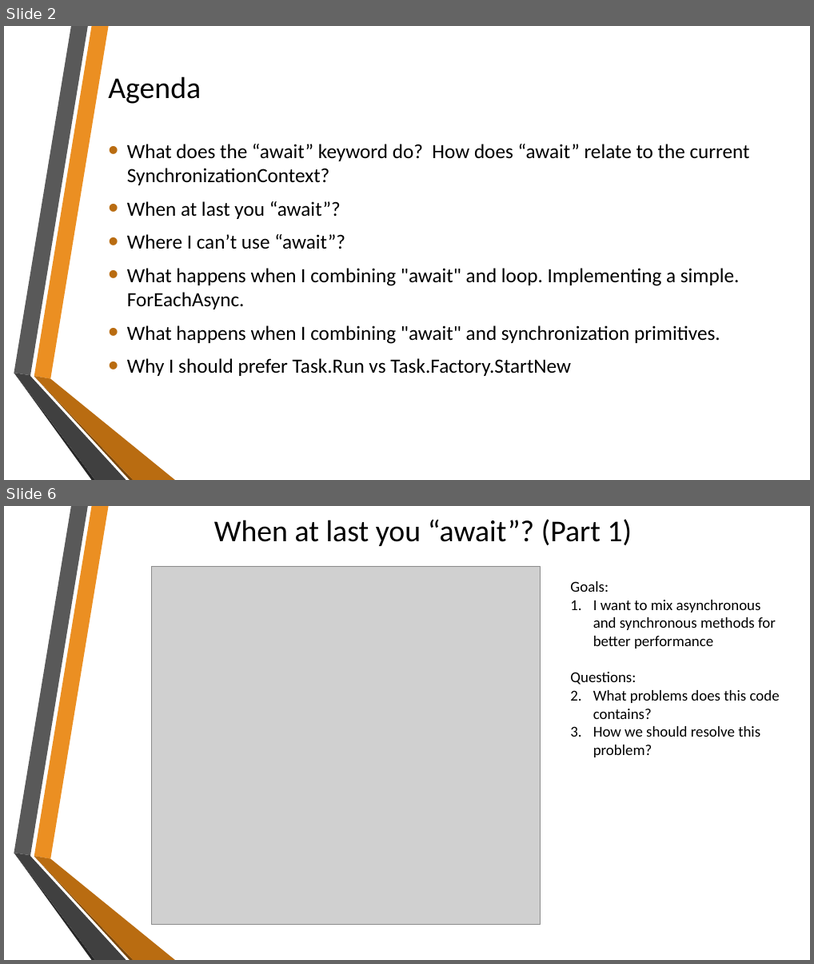
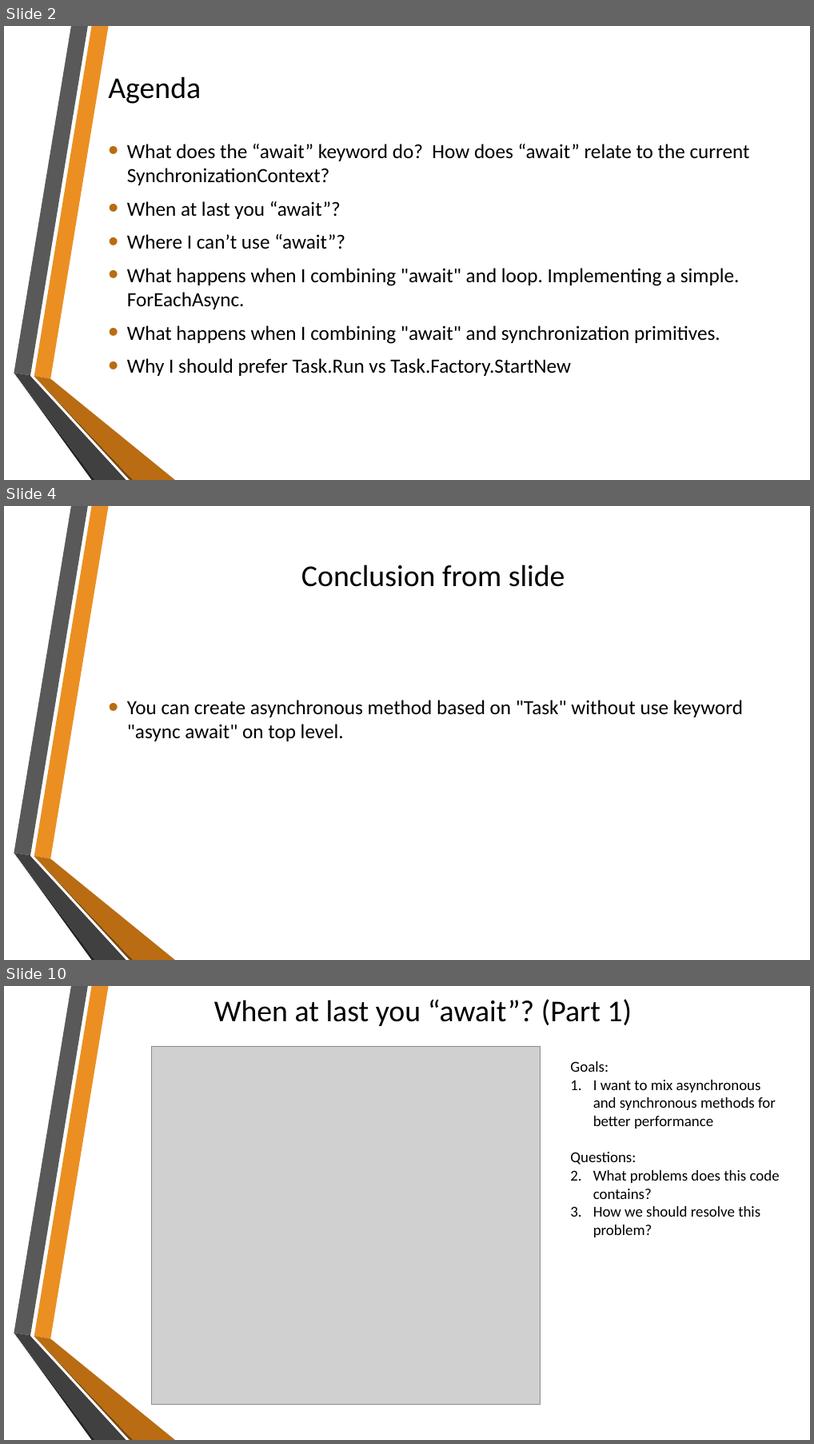
Before and after one commit to sflusov/AsyncAwaitPitfalls, a slide deck: Async Await and their pitfalls.pptx. Shown one above the other, each under a label of ours: slides 2 and 6 before the commit, slides 2, 4 and 10 after it; the slides between them are not shown. The pictures are 814x964 and 814x1444 pixels, drawn with LibreOffice and Linux fonts; fonts in the diff are those of the drawing; grey boxes stand for pictures; background and template pictures are left out. Boxes give left, top, right and bottom in pixels: in the first picture for what was removed or moved away, otherwise in the second. Text is boxed around its words. In the diff, an @@ line names an element or a change of style, - is before the commit and + after.

```diff
--- a/Async Await and their pitfalls.pptx
+++ b/Async Await and their pitfalls.pptx
@@ slide 4 added at bbox=[4, 506, 810, 960], background picture (left out); not listed: 6 template elements that a slide beside it also shows @@
@@ title added at bbox=[302, 564, 566, 587], 36 pt, text #000000 @@
+Conclusion from slide
@@ text added at bbox=[127, 700, 743, 741], 24 pt, text #000000 @@
+• You can create asynchronous method based on "Task" without use keyword "async await" on top level.
@@ what was slide 6 is now slide 10 @@
```
Also in this commit, not shown: 4 slides changed, 5 other slides added, 4 other files.
